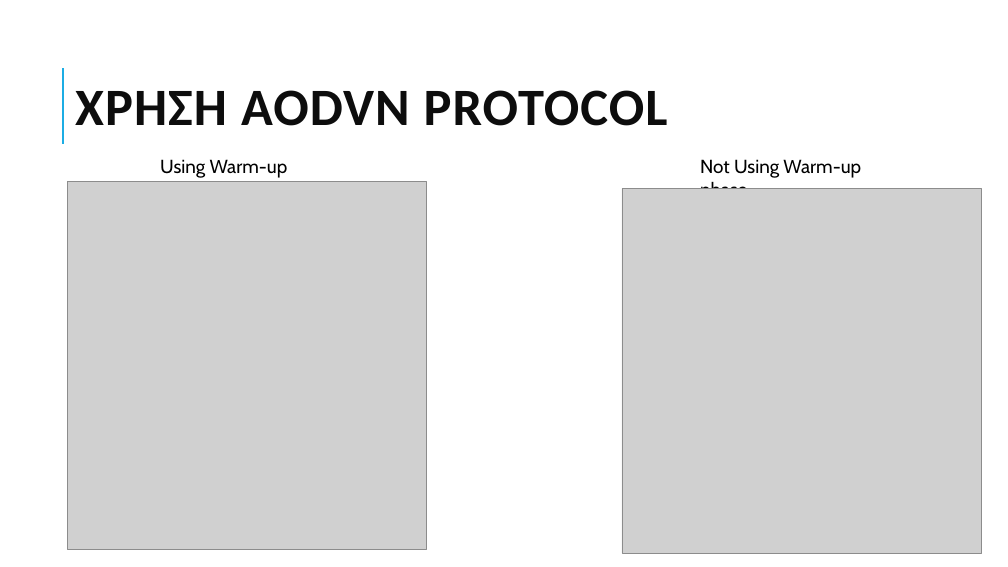
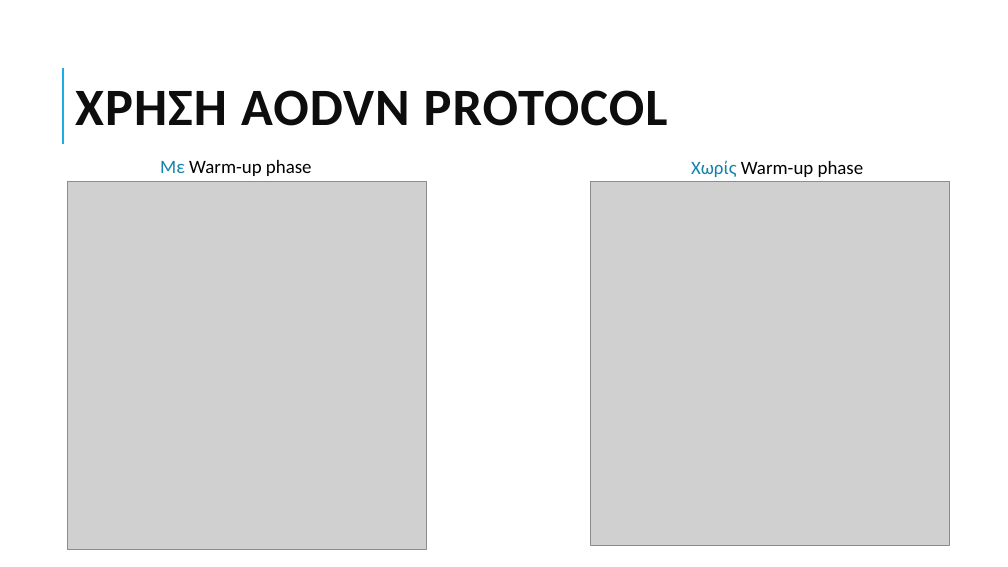
Before and after one commit to grgmyl/Ns3Project, a slide deck: slide 15 of Presentations/Ns-3_presentation_F.pptx. Drawn at 1008x567 pixels with LibreOffice and Linux fonts; fonts in the diff are those of the drawing; grey boxes stand for pictures. Boxes give left, top, right and bottom in pixels: in the first picture for what was removed or moved away, otherwise in the second. Text is boxed around its words. In the diff, an @@ line names an element or a change of style, - is before the commit and + after.

```diff
--- a/Presentations/Ns-3_presentation_F.pptx
+++ b/Presentations/Ns-3_presentation_F.pptx
@@ text at (160, 160, 312, 176): text changed; font Cabin to Calibri @@
-Using Warm-up phase
+Mε Warm-up phase
@@ text at (691, 160, 864, 177): text changed; font Cabin to Calibri @@
-Not Using Warm-up phase
+Χωρίς Warm-up phase
@@ picture: place and size @@
-picture at (622, 189, 982, 554)
+picture at (591, 181, 950, 546)
```
Also in this commit, not shown: 10 other slides changed, 1 slide added, 1 slide removed.
